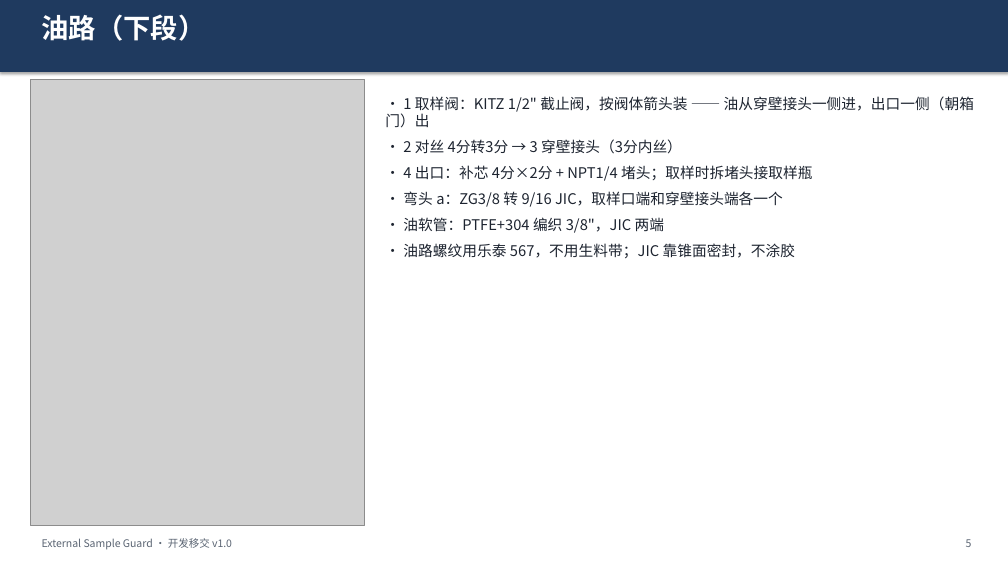
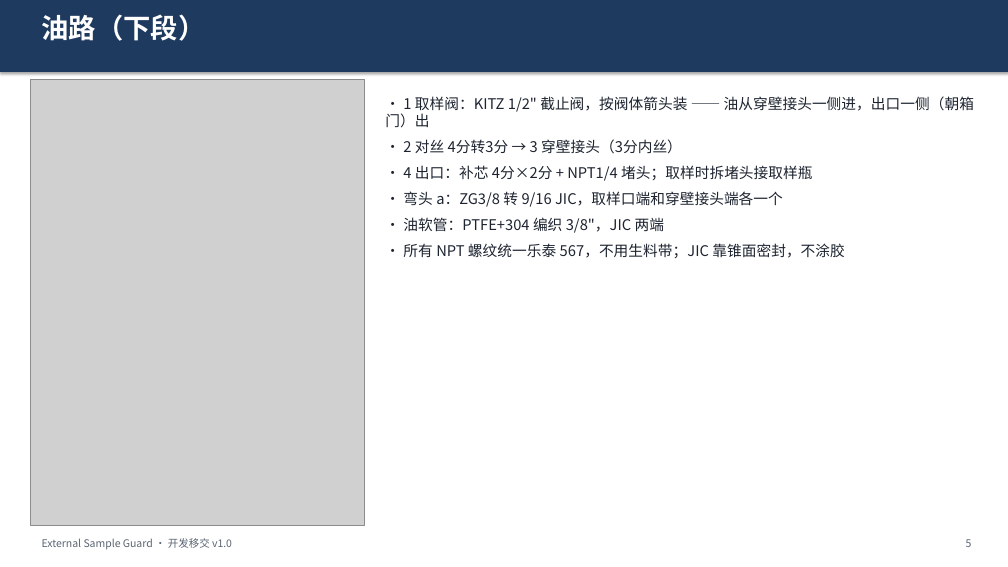
Before and after one commit to keenkid2010/claude_v1, a slide deck: slide 5 of sample_guard/Sample_Guard_开发移交.pptx. Drawn at 1008x567 pixels with LibreOffice and Linux fonts; fonts in the diff are those of the drawing; grey boxes stand for pictures. Boxes give left, top, right and bottom in pixels: in the first picture for what was removed or moved away, otherwise in the second. Text is boxed around its words. In the diff, an @@ line names an element or a change of style, - is before the commit and + after.

```diff
--- a/sample_guard/Sample_Guard_开发移交.pptx
+++ b/sample_guard/Sample_Guard_开发移交.pptx
@@ text at (403, 243, 845, 258): text changed @@
-• 油路螺纹用乐泰 567，不用生料带；JIC 靠锥面密封，不涂胶
+• 所有 NPT 螺纹统一乐泰 567，不用生料带；JIC 靠锥面密封，不涂胶
```
Also in this commit, not shown: 1 other slide changed, 3 other files.
